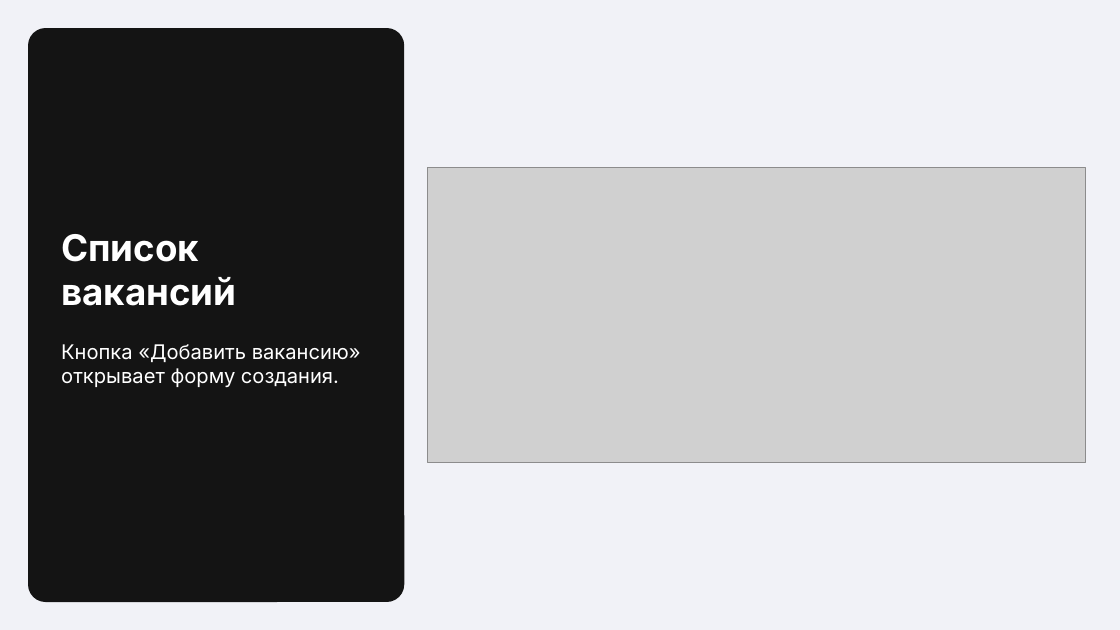
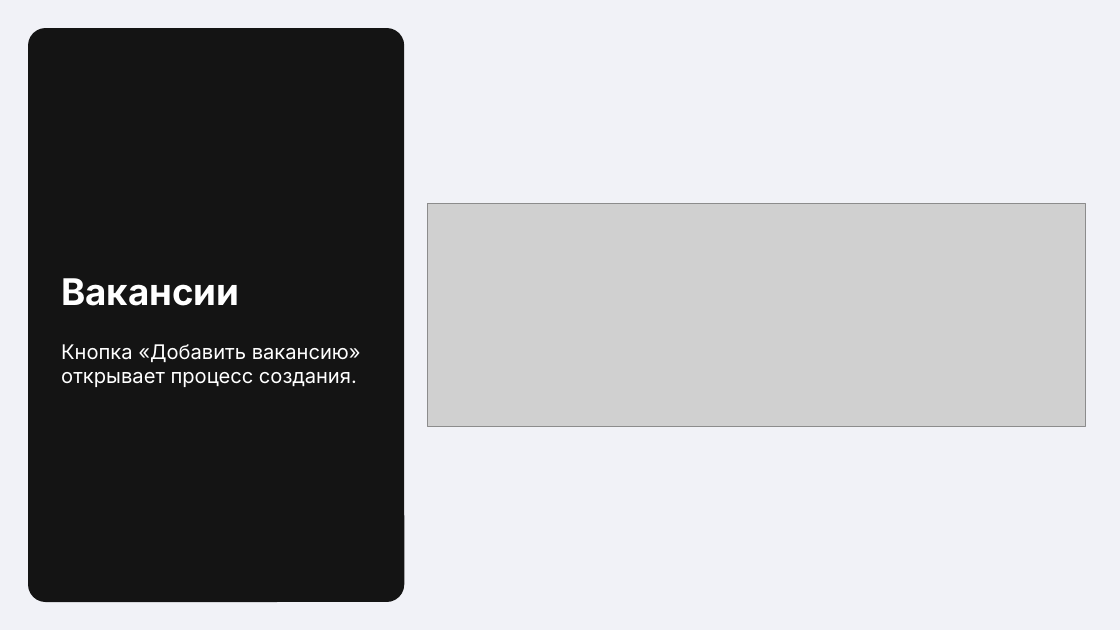
Before and after one commit to trueakaru-stack/iskra-vacancy-prototype, a slide deck: slide 2 of docs/voice-vacancy-presentation.pptx. Drawn at 1120x630 pixels with LibreOffice and Linux fonts; fonts in the diff are those of the drawing; grey boxes stand for pictures. Boxes give left, top, right and bottom in pixels: in the first picture for what was removed or moved away, otherwise in the second. Text is boxed around its words. In the diff, an @@ line names an element or a change of style, - is before the commit and + after.

```diff
--- a/docs/voice-vacancy-presentation.pptx
+++ b/docs/voice-vacancy-presentation.pptx
@@ picture: place and size @@
-picture at box(427, 167, 1085, 462)
+picture at box(427, 203, 1085, 426)
@@ text at box(61, 278, 239, 306): text changed @@
-Список вакансий
+Вакансии
@@ text at box(61, 344, 361, 387): text changed @@
-Кнопка «Добавить вакансию» открывает форму создания.
+Кнопка «Добавить вакансию» открывает процесс создания.
```
Also in this commit, not shown: 3 other slides changed, 4 slides added, 4 slides removed, 28 other files.
